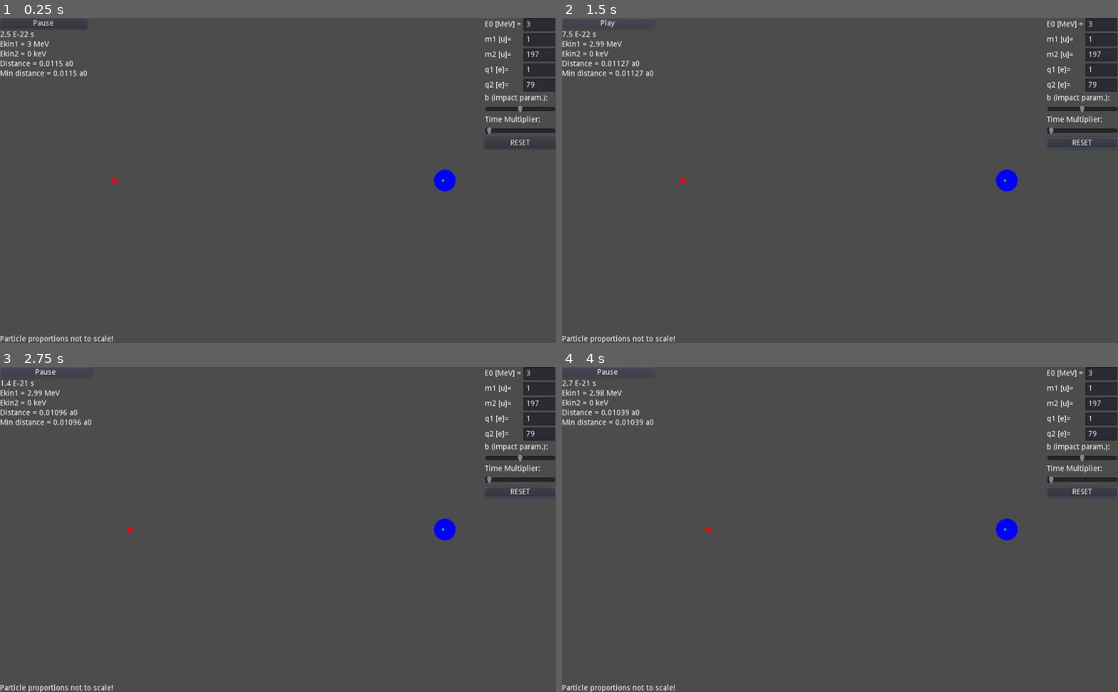
Above: before the commit, frames 1-4 (two rows, left to right).
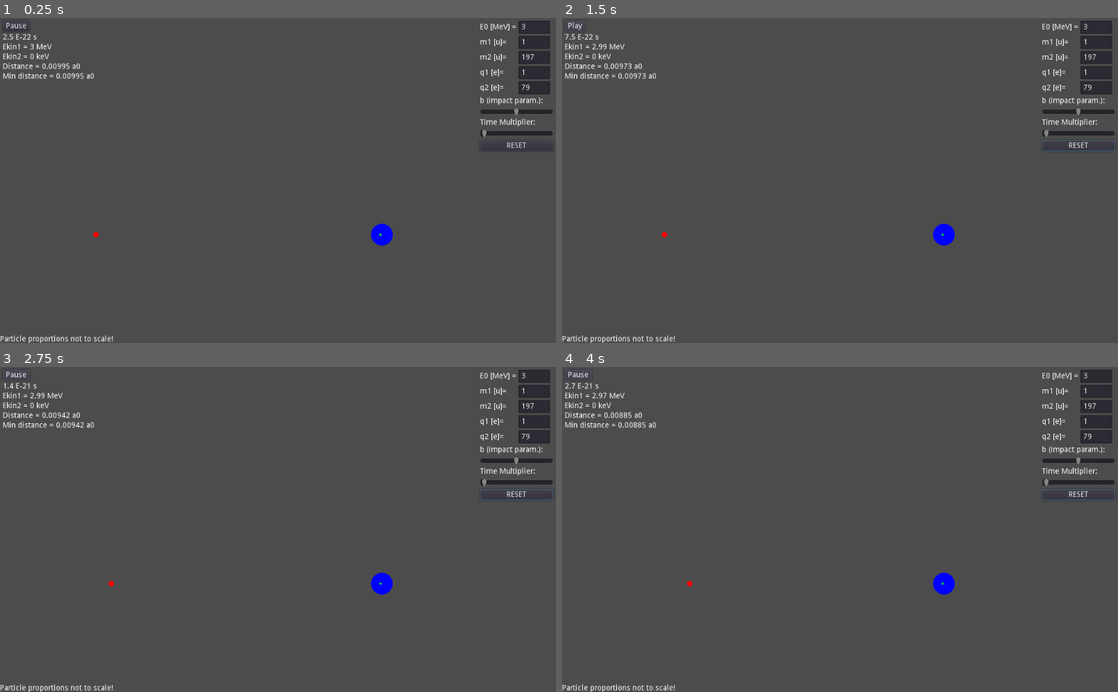
Above: after the commit, the same moments.

Repository: NuclearPhoenixx/Rutherford-Scattering
Game: Godot game, scene res://main.tscn
The game is run twice, just before and just after one commit, with the same random seed, the same clock (stepped at 60 frames per second) and the same inputs.
Inputs:
- Up to frame 1 (0.25 s): no input
- Up to frame 2 (1.5 s): click "RESET" at 0.5 s; click "Pause" at 1.25 s
- Up to frame 3 (2.75 s): click "Play" at 2 s
- Up to frame 4 (4 s): no input

The runs differ from the first frame. In frame 1, 3.1% of the frame differs, in the area x 0-100%, y 0-71%; in frame 2, 3.3%; in frame 3, 3.3%; in frame 4, 3.3%.

Commit message:
fix collision not centered
issue #5

Diff:
--- a/main.tscn
+++ b/main.tscn
@@ -25,17 +25,20 @@
 }
 
 [node name="StatsContainer" type="VBoxContainer" parent="."]
-margin_right = 40.0
-margin_bottom = 40.0
+margin_left = 5.0
+margin_top = 5.0
+margin_right = 45.0
+margin_bottom = 115.0
 __meta__ = {
 "_edit_use_anchors_": false
 }
 
 [node name="PlayPause" type="Button" parent="StatsContainer"]
 pause_mode = 2
-margin_right = 40.0
+margin_right = 12.0
 margin_bottom = 20.0
 focus_mode = 0
+size_flags_horizontal = 2
 script = ExtResource( 3 )
 
 [node name="RealTime" type="Label" parent="StatsContainer"]
@@ -73,8 +76,10 @@
 pause_mode = 2
 anchor_left = 1.0
 anchor_right = 1.0
-margin_left = -131.0
-margin_bottom = 212.0
+margin_left = -140.0
+margin_top = 5.0
+margin_right = -5.0
+margin_bottom = 250.0
 custom_constants/separation = 5
 __meta__ = {
 "_edit_lock_": true,
@@ -82,7 +87,7 @@
 }
 
 [node name="GridContainer" type="GridContainer" parent="SettingsContainer"]
-margin_right = 131.0
+margin_right = 135.0
 margin_bottom = 136.0
 columns = 2
 
@@ -157,13 +162,13 @@
 
 [node name="BLabel" type="Label" parent="SettingsContainer"]
 margin_top = 141.0
-margin_right = 131.0
+margin_right = 135.0
 margin_bottom = 155.0
 text = "b (impact param.):"
 
 [node name="B" type="HSlider" parent="SettingsContainer"]
 margin_top = 160.0
-margin_right = 131.0
+margin_right = 135.0
 margin_bottom = 176.0
 focus_mode = 1
 max_value = 2.0
@@ -176,13 +181,13 @@
 
 [node name="TimeSpeedLabel" type="Label" parent="SettingsContainer"]
 margin_top = 181.0
-margin_right = 131.0
+margin_right = 135.0
 margin_bottom = 195.0
 text = "Time Multiplier:"
 
 [node name="TimeSpeed" type="HSlider" parent="SettingsContainer"]
 margin_top = 200.0
-margin_right = 131.0
+margin_right = 135.0
 margin_bottom = 216.0
 focus_mode = 1
 min_value = 1.0
@@ -195,7 +200,7 @@
 [node name="Reset" type="Button" parent="SettingsContainer"]
 pause_mode = 2
 margin_top = 221.0
-margin_right = 131.0
+margin_right = 135.0
 margin_bottom = 241.0
 text = "RESET"
 script = ExtResource( 2 )
--- a/src/gui/distance.gd
+++ b/src/gui/distance.gd
@@ -2,6 +2,6 @@
 
 onready var node = get_tree().get_root().get_node("Main")
 
-func _process(delta):
+func _process(_delta):
 	var dist = (node.p0 - node.p1).length()
 	text = "Distance = " + str(stepify(dist / core.a0,0.00001)) + " a0"
--- a/src/gui/ekin1.gd
+++ b/src/gui/ekin1.gd
@@ -2,6 +2,6 @@
 
 onready var node = get_tree().get_root().get_node("Main")
 
-func _process(delta):
+func _process(_delta):
 	var ekin = 0.5 * core.m1 * node.v0.length_squared() / core.ec
 	text = "Ekin1 = " + str(stepify(ekin / 1e6,0.01)) + " MeV"
--- a/src/gui/ekin2.gd
+++ b/src/gui/ekin2.gd
@@ -2,6 +2,6 @@
 
 onready var node = get_tree().get_root().get_node("Main")
 
-func _process(delta):
+func _process(_delta):
 	var ekin = 0.5 * core.m2 * node.v1.length_squared() / core.ec
 	text = "Ekin2 = " + str(stepify(ekin / 1e3,0.01)) + " keV"
--- a/src/gui/mindistance.gd
+++ b/src/gui/mindistance.gd
@@ -10,7 +10,7 @@
 func reset():
 	mind = -1
 
-func _process(delta):
+func _process(_delta):
 	var dist = (node.p0 - node.p1).length()
 
 	if dist < mind or mind == -1:
--- a/src/gui/playpause.gd
+++ b/src/gui/playpause.gd
@@ -1,6 +1,6 @@
 extends Button
 
-func _process(delta):
+func _process(_delta):
 	if get_tree().paused:
 		text = "Play"
 	else:
--- a/src/scattering.gd
+++ b/src/scattering.gd
@@ -1,7 +1,7 @@
 extends Control
 
-var scale_m = 1e15 #scale multiplier
-var time_m = 1e21 #time divider
+var scale_m = 1e15 # Scale multiplier
+var time_m = 1e21 # Time divider
 
 var m0
 var m1
@@ -11,8 +11,9 @@
 var p1
 var v0
 var v1
-var r0 = 5 #pixel size
-var r1 = 20 #size approximation
+var r0 = 5 # Pixel size
+var r1 = 20 # Size approximation
+
 
 func reset():
 	m0 = core.m1
@@ -20,27 +21,37 @@
 	q0 = core.q1
 	q1 = core.q2
 
-	p0 = Vector2(OS.window_size.x/5,OS.window_size.y/2) / scale_m
+	p0 = Vector2(OS.window_size.x/6, 2*OS.window_size.y/3) / scale_m
+	p0 -= OS.window_size / scale_m / 2
 	p0.y *= core.b
-	p1 = Vector2(4*OS.window_size.x/5,OS.window_size.y/2) / scale_m
+	p1 = Vector2(3*OS.window_size.x/7, 2*OS.window_size.y/3) / scale_m
+	p1 -= OS.window_size / scale_m / 2
+	p1.x += 0.005 * core.a0
 	v0 = Vector2(1,0)
 	v1 = Vector2(0,0)
 	v0 *= sqrt(2*core.energy*core.ec/m0)
-	print("E'/E(proton): " + str((m1-m0)/(m0+m1)))
+	#print("E'/E(proton): " + str((m1-m0)/(m0+m1)))
+
 
 func _ready():
 	core.connect("reset",self,"reset")
 	reset()
 
+
 func _draw():
-	draw_circle(p0 * scale_m, r0, Color.red)
-	draw_circle(p1 * scale_m, r1, Color.blue)
-	draw_circle((m0*p0 + m1*p1) / (m0+m1) * scale_m, 2, Color.green) #center of mass
+	# Offset to not move relative to window size
+	var window_offset = OS.window_size / 2
+
+	draw_circle(p0 * scale_m + window_offset, r0, Color.red)
+	draw_circle(p1 * scale_m + window_offset, r1, Color.blue)
+	draw_circle((m0*p0 + m1*p1) / (m0+m1) * scale_m + window_offset, 2, Color.green) # Center of mass
+
 
 func get_acceleration(m,p_1,p_2):
 	var k = (q0*q1) / (4*PI*core.vprmtvty)
 	var r = p_1 - p_2
 	return k/m * r/pow(r.length(),3)
+
 
 func _process(delta):
 	delta /= (time_m / core.time_multi)
Binary file changed: docs/index.144x144.png
Binary file changed: docs/index.180x180.png
Binary file changed: docs/index.512x512.png
Binary file changed: docs/index.apple-touch-icon.png
Binary file changed: docs/index.icon.png
Binary file changed: docs/index.png
Not shown, changed: docs/index.html
Not shown, changed: docs/index.pck
